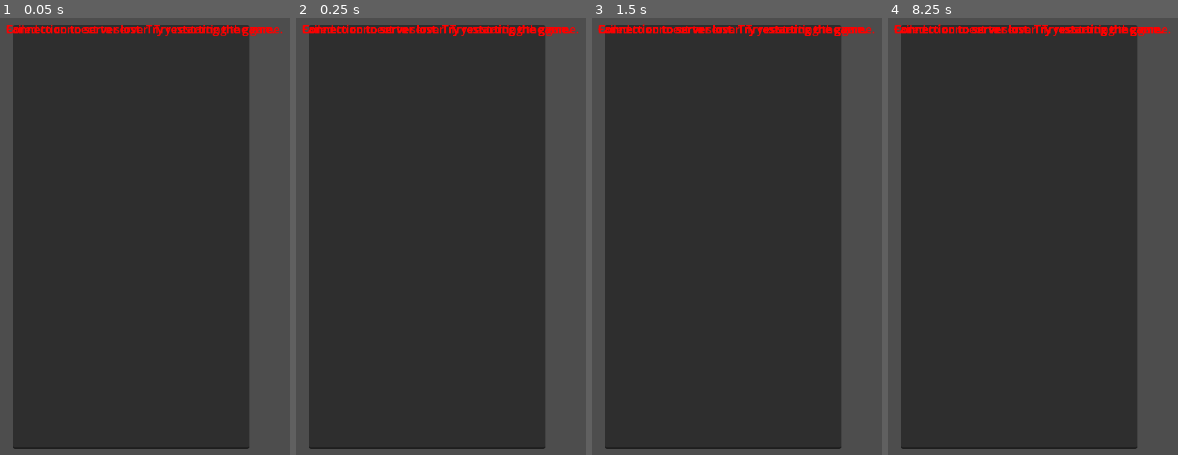
Above: before the commit, frames 1-4 (left to right).
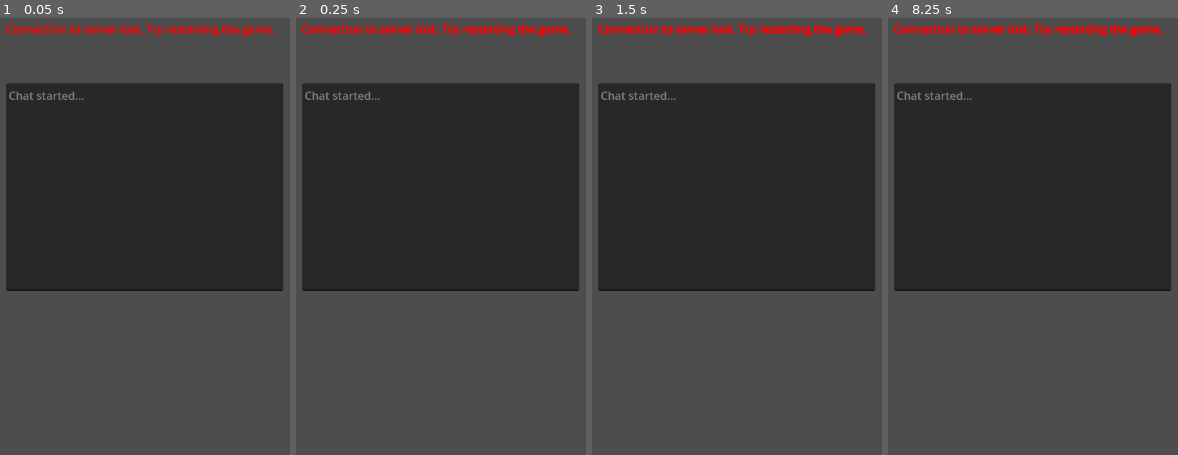
Above: after the commit, the same moments.

Repository: Techduk/MemPack
Game: Godot game, scene res://Source/Main.tscn
The game is run twice, just before and just after one commit, with the same random seed, the same clock (stepped at 60 frames per second) and the same inputs.
Inputs:
- Up to frame 1 (0.05 s): no input
- Up to frame 2 (0.25 s): no input
- Up to frame 3 (1.5 s): tap Enter at 0.5 s; tap Space at 1.25 s
- Up to frame 4 (8.25 s): tap Enter at 2, 3.5 s; tap Space at 2.75, 4.25 s

The runs differ from the first frame. In frame 1, 47% of the frame differs, in the area x 2-98%, y 1-99%; in frame 2, 47%; in frame 3, 47%; in frame 4, 47%.

Commit message:
ChatWork

Diff:
--- /dev/null
+++ b/Source/Chat.tscn
@@ -0,0 +1,19 @@
+[gd_scene load_steps=2 format=3 uid="uid://dfdecp882esn8"]
+
+[ext_resource type="Script" path="res://Source/ChatDisplay.gd" id="1_ce8mc"]
+
+[node name="ChatDisplay" type="Control"]
+layout_mode = 3
+anchors_preset = 15
+anchor_right = 1.0
+anchor_bottom = 1.0
+grow_horizontal = 2
+grow_vertical = 2
+script = ExtResource("1_ce8mc")
+
+[node name="ChatText" type="TextEdit" parent="."]
+offset_left = 20.0
+offset_top = 16.0
+offset_right = 361.0
+offset_bottom = 628.0
+editable = false
--- /dev/null
+++ b/Source/ChatDisplay.gd
@@ -0,0 +1,31 @@
+extends Node
+
+@onready var chat_text = $ChatText
+
+func _ready():
+	# Настраиваем TextEdit
+	chat_text.editable = false  # Делаем текст только для чтения
+	chat_text.scroll_fit_content_height = true
+	chat_text.size = Vector2(400, 300)  # Размер области чата
+	chat_text.position = Vector2(10, 100)  # Позиция ниже ссылки
+	chat_text.text = "Chat started...\n"
+	chat_text.visible = true  # Убеждаемся, что узел виден
+	chat_text.add_theme_constant_override("margin_left", 5)
+	chat_text.add_theme_constant_override("margin_right", 5)
+	#chat_text.wrap_mode = TextEdit.LINE_WRAPPING_WRAP_AT_COLUMN  # Включаем перенос строк
+
+	# Регистрируем себя у Server
+	var server = get_node("../Server")
+	if server:
+		server.chat_display = self
+		print("ChatDisplay registered with Server")
+
+func add_message(message: String):
+	# Добавляем новое сообщение с переносом строки
+	chat_text.text += message + "\n"
+	# Прокручиваем к последней строке
+	#chat_text.scroll_to_line(chat_text.get_line_count() - 1)
+	# Обновляем минимальный размер и перерисовываем
+	chat_text.update_minimum_size()
+	chat_text.queue_redraw()
+	print("Message added to chat: ", message)  # Лог для отладки
--- a/Source/Main.tscn
+++ b/Source/Main.tscn
@@ -1,7 +1,10 @@
-[gd_scene load_steps=2 format=3 uid="uid://dc4t2eahcbocf"]
+[gd_scene load_steps=3 format=3 uid="uid://dc4t2eahcbocf"]
 
 [ext_resource type="PackedScene" uid="uid://waxjt805ix24" path="res://Source/Server.tscn" id="1_o88fn"]
+[ext_resource type="PackedScene" uid="uid://dfdecp882esn8" path="res://Source/Chat.tscn" id="2_qhh83"]
 
 [node name="Main" type="Node"]
 
 [node name="Server" parent="." instance=ExtResource("1_o88fn")]
+
+[node name="ChatDisplay" parent="." instance=ExtResource("2_qhh83")]
--- a/Source/Server.tscn
+++ b/Source/Server.tscn
@@ -4,9 +4,3 @@
 
 [node name="Server" type="Node"]
 script = ExtResource("1_8n65q")
-
-[node name="TextEdit" type="TextEdit" parent="."]
-offset_left = 20.0
-offset_top = 16.0
-offset_right = 361.0
-offset_bottom = 628.0
--- a/Source/server.gd
+++ b/Source/server.gd
@@ -6,6 +6,7 @@
 var session_id: String
 const CLOUD_SERVER = "wss://d157c5fe-adbb-4070-904d-12484e03e36b-00-1rf82vx1m48hg.spock.replit.dev"
 var is_connected := false
+var chat_display = null  # Инициализируем как null
 
 func _ready():
 	# Генерируем session_id
@@ -20,9 +21,17 @@
 		return
 	print("Connecting to cloud server:", CLOUD_SERVER)
 
+	# Пытаемся найти ChatDisplay
+	chat_display = get_node_or_null("../ChatDisplay")
+	if chat_display:
+		print("ChatDisplay found")
+	else:
+		print("Warning: ChatDisplay not found in scene. Check scene hierarchy.")
+
 func _process(delta):
 	ws.poll()
 	var state = ws.get_ready_state()
+	#print("WebSocket state:", state)  # Добавляем лог состояния
 	if state == WebSocketPeer.STATE_OPEN and not is_connected:
 		print("WebSocket connection opened, sending create request")
 		ws.send_text(JSON.stringify({ "type": "create" }))
@@ -36,6 +45,7 @@
 	while ws.get_available_packet_count() > 0:
 		var packet = ws.get_packet()
 		var message = packet.get_string_from_utf8()
+		print("Received raw packet:", message)  # Добавляем лог полученных данных
 		var error = json.parse(message)
 		if error == OK:
 			var data = json.get_data()
@@ -59,21 +69,34 @@
 		# Копируем ссылку в буфер обмена
 		DisplayServer.clipboard_set(join_link)
 		print("Link copied to clipboard")
+		if chat_display:
+			chat_display.add_message("Room created: " + join_link)
 
 	elif data["type"] == "join":
 		if not rooms.has(session_id):
 			rooms[session_id] = []
 		rooms[session_id].append(data["name"])
-		_broadcast(session_id, { "type": "system", "text": data["name"] + " joined" })
+		_broadcast(session_id, { "type": "join", "name": data["name"], "text": data["text"] })
 		print("[Join] Player", data["name"], "joined room", session_id)
+		if chat_display:
+			chat_display.add_message(data["name"] + " joined")
 
-	elif data["type"] == "chat":
+	elif data["type"] == "message":
 		_broadcast(session_id, { "type": "message", "name": data["name"], "text": data["text"] })
 		print("[Chat] Message from", data["name"], ":", data["text"])
+		if chat_display:
+			chat_display.add_message(data["name"] + ": " + data["text"])
+
+	elif data["type"] == "system":
+		print("[System] ", data["text"])
+		if chat_display:
+			chat_display.add_message("[System] " + data["text"])
 
 	elif data["type"] == "error":
 		print("Cloud server error:", data["text"])
 		_show_warning("Error: " + data["text"])
+		if chat_display:
+			chat_display.add_message("Error: " + data["text"])
 
 func _broadcast(room: String, data: Dictionary):
 	if rooms.has(room):
